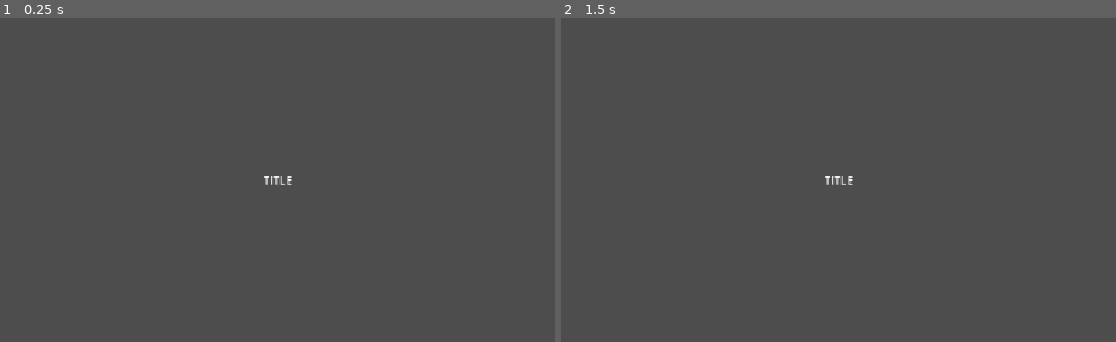
Above: before the commit, frames 1-2 (left to right).
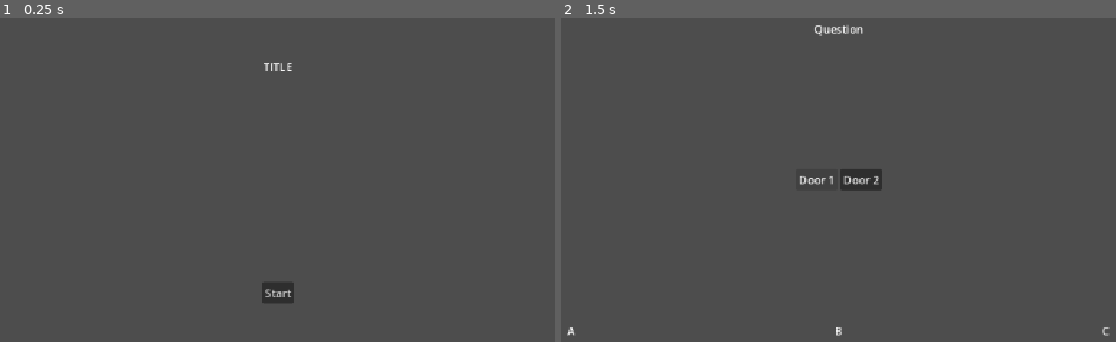
Above: after the commit, the same moments.

Repository: Pappnschlossa/Brackeys-2026.2-Trust-no-one
Game: Godot game, scene res://scenes/global.tscn
Same seed, same stepped clock (60 frames per second), same inputs: the game is played once before the commit and once after it.
Inputs (mouse positions are in pixels of both pictures, inside the frame that each line leads up to):
- Up to frame 1 (0.25 s): no input
- Up to frame 2 (1.5 s): click (838, 293) at 0.5 s, where only the run after the commit has a clickable "Start"; click (816, 180) at 1.25 s, where only the run after the commit has a clickable "Door 1"

The runs differ from the first frame. In frame 1, 0.5% of the frame differs, in the area x 47-53%, y 13-88%; in frame 2, 0.8%, in the area x 1-99%, y 2-99%.

Commit message:
Added level layout

Diff:
--- /dev/null
+++ b/scenes/level_scene.tscn
@@ -0,0 +1,69 @@
+[gd_scene format=3 uid="uid://cfpx4aji2a1nu"]
+
+[ext_resource type="Script" uid="uid://chawitpunjksv" path="res://scripts/level.gd" id="1_386oa"]
+
+[node name="Level" type="Control" unique_id=1635183676]
+layout_mode = 3
+anchors_preset = 15
+anchor_right = 1.0
+anchor_bottom = 1.0
+grow_horizontal = 2
+grow_vertical = 2
+script = ExtResource("1_386oa")
+
+[node name="VBoxContainer" type="VBoxContainer" parent="." unique_id=695245961]
+layout_mode = 1
+anchors_preset = 15
+anchor_right = 1.0
+anchor_bottom = 1.0
+grow_horizontal = 2
+grow_vertical = 2
+
+[node name="RichTextLabel" type="RichTextLabel" parent="VBoxContainer" unique_id=957077355]
+layout_mode = 2
+size_flags_horizontal = 3
+size_flags_vertical = 3
+text = "Question"
+horizontal_alignment = 1
+vertical_alignment = 1
+
+[node name="HBoxContainer" type="HBoxContainer" parent="VBoxContainer" unique_id=1128860549]
+layout_mode = 2
+size_flags_horizontal = 4
+size_flags_vertical = 6
+
+[node name="Door1Button" type="Button" parent="VBoxContainer/HBoxContainer" unique_id=224626419]
+layout_mode = 2
+text = "Door 1"
+
+[node name="Door2Button" type="Button" parent="VBoxContainer/HBoxContainer" unique_id=488018540]
+layout_mode = 2
+text = "Door 2"
+
+[node name="HBoxContainer2" type="HBoxContainer" parent="VBoxContainer" unique_id=833412906]
+layout_mode = 2
+size_flags_vertical = 3
+
+[node name="RichTextLabel" type="RichTextLabel" parent="VBoxContainer/HBoxContainer2" unique_id=634285301]
+layout_mode = 2
+size_flags_horizontal = 3
+text = "A"
+horizontal_alignment = 1
+vertical_alignment = 1
+
+[node name="RichTextLabel2" type="RichTextLabel" parent="VBoxContainer/HBoxContainer2" unique_id=353144204]
+layout_mode = 2
+size_flags_horizontal = 3
+text = "B"
+horizontal_alignment = 1
+vertical_alignment = 1
+
+[node name="RichTextLabel3" type="RichTextLabel" parent="VBoxContainer/HBoxContainer2" unique_id=605135005]
+layout_mode = 2
+size_flags_horizontal = 3
+text = "C"
+horizontal_alignment = 1
+vertical_alignment = 1
+
+[connection signal="pressed" from="VBoxContainer/HBoxContainer/Door1Button" to="." method="_on_door_1_button_pressed"]
+[connection signal="pressed" from="VBoxContainer/HBoxContainer/Door2Button" to="." method="_on_door_2_button_pressed"]
--- /dev/null
+++ b/scenes/shop_scene.tscn
@@ -0,0 +1,12 @@
+[gd_scene format=3 uid="uid://bswonif37ehh8"]
+
+[ext_resource type="Script" uid="uid://cu6crg1ik4yh1" path="res://scripts/shop.gd" id="1_r1uou"]
+
+[node name="Shop" type="Control" unique_id=647607696]
+layout_mode = 3
+anchors_preset = 15
+anchor_right = 1.0
+anchor_bottom = 1.0
+grow_horizontal = 2
+grow_vertical = 2
+script = ExtResource("1_r1uou")
--- a/scenes/title_scene.tscn
+++ b/scenes/title_scene.tscn
@@ -1,6 +1,6 @@
 [gd_scene format=3 uid="uid://bv0o1kuyl8te6"]
 
-[ext_resource type="Script" uid="uid://d37c1qoisagq6" path="res://scripts/title_scene.gd" id="1_6jsh8"]
+[ext_resource type="Script" uid="uid://d37c1qoisagq6" path="res://scripts/title.gd" id="1_6jsh8"]
 
 [node name="TitleScene" type="Control" unique_id=945108710]
 layout_mode = 3
@@ -11,13 +11,25 @@
 grow_vertical = 2
 script = ExtResource("1_6jsh8")
 
-[node name="RichTextLabel" type="RichTextLabel" parent="." unique_id=459163126]
+[node name="VBoxContainer" type="VBoxContainer" parent="." unique_id=1636310916]
 layout_mode = 1
 anchors_preset = 15
 anchor_right = 1.0
 anchor_bottom = 1.0
 grow_horizontal = 2
 grow_vertical = 2
+
+[node name="RichTextLabel" type="RichTextLabel" parent="VBoxContainer" unique_id=459163126]
+layout_mode = 2
+size_flags_vertical = 3
 text = "TITLE"
 horizontal_alignment = 1
 vertical_alignment = 1
+
+[node name="StartButton" type="Button" parent="VBoxContainer" unique_id=516420891]
+layout_mode = 2
+size_flags_horizontal = 4
+size_flags_vertical = 6
+text = "Start"
+
+[connection signal="pressed" from="VBoxContainer/StartButton" to="." method="_on_start_button_pressed"]
--- a/scripts/global.gd
+++ b/scripts/global.gd
@@ -9,7 +9,9 @@
 @export var wipe_fade_out_duration = 0.3
 
 const SCENES = {
-	"title_scene" : "uid://bv0o1kuyl8te6"
+	"title_scene" : "uid://bv0o1kuyl8te6",
+	"level_scene" : "uid://cfpx4aji2a1nu",
+	"shop_scene" : "uid://bswonif37ehh8"
 }
 
 # Called when the node enters the scene tree for the first time.
--- /dev/null
+++ b/scripts/level.gd
@@ -0,0 +1,21 @@
+extends Control
+
+signal change_scene
+signal add_scene_as_an_overlay
+
+# Called when the node enters the scene tree for the first time.
+func _ready() -> void:
+	pass # Replace with function body.
+
+
+# Called every frame. 'delta' is the elapsed time since the previous frame.
+func _process(delta: float) -> void:
+	pass
+
+
+func _on_door_1_button_pressed() -> void:
+	pass # Replace with function body.
+
+
+func _on_door_2_button_pressed() -> void:
+	pass # Replace with function body.
--- /dev/null
+++ b/scripts/title.gd
@@ -0,0 +1,17 @@
+extends Control
+
+signal change_scene
+signal add_scene_as_an_overlay
+
+# Called when the node enters the scene tree for the first time.
+func _ready() -> void:
+	pass # Replace with function body.
+
+
+# Called every frame. 'delta' is the elapsed time since the previous frame.
+func _process(delta: float) -> void:
+	pass
+
+
+func _on_start_button_pressed() -> void:
+	change_scene.emit("level_scene", null)
Not shown, added: scripts/level.gd.uid
Renamed: scripts/title_scene.gd -> scripts/shop.gd
Not shown, added: scripts/shop.gd.uid
Renamed: scripts/title_scene.gd.uid -> scripts/title.gd.uid
